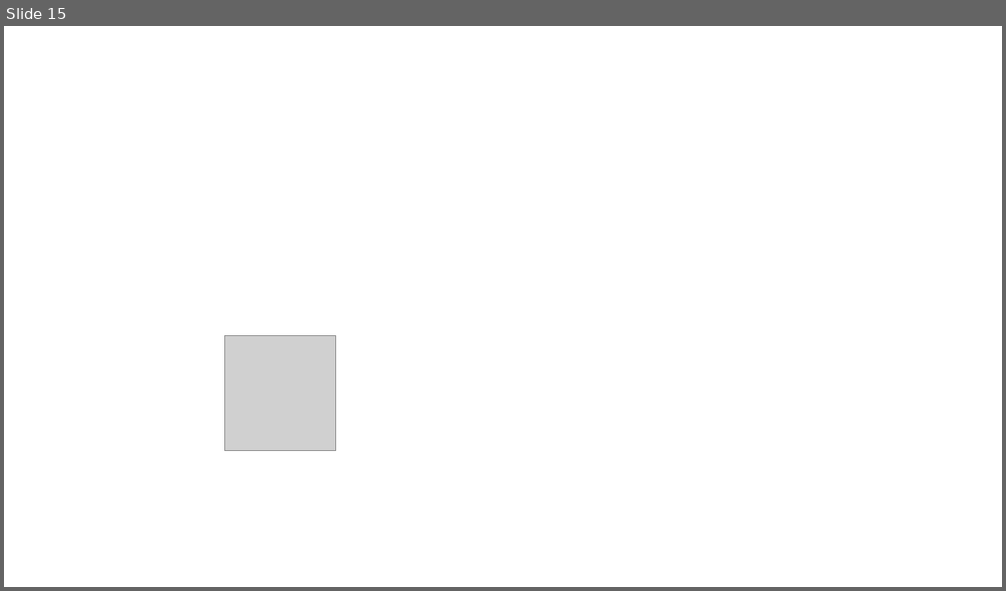
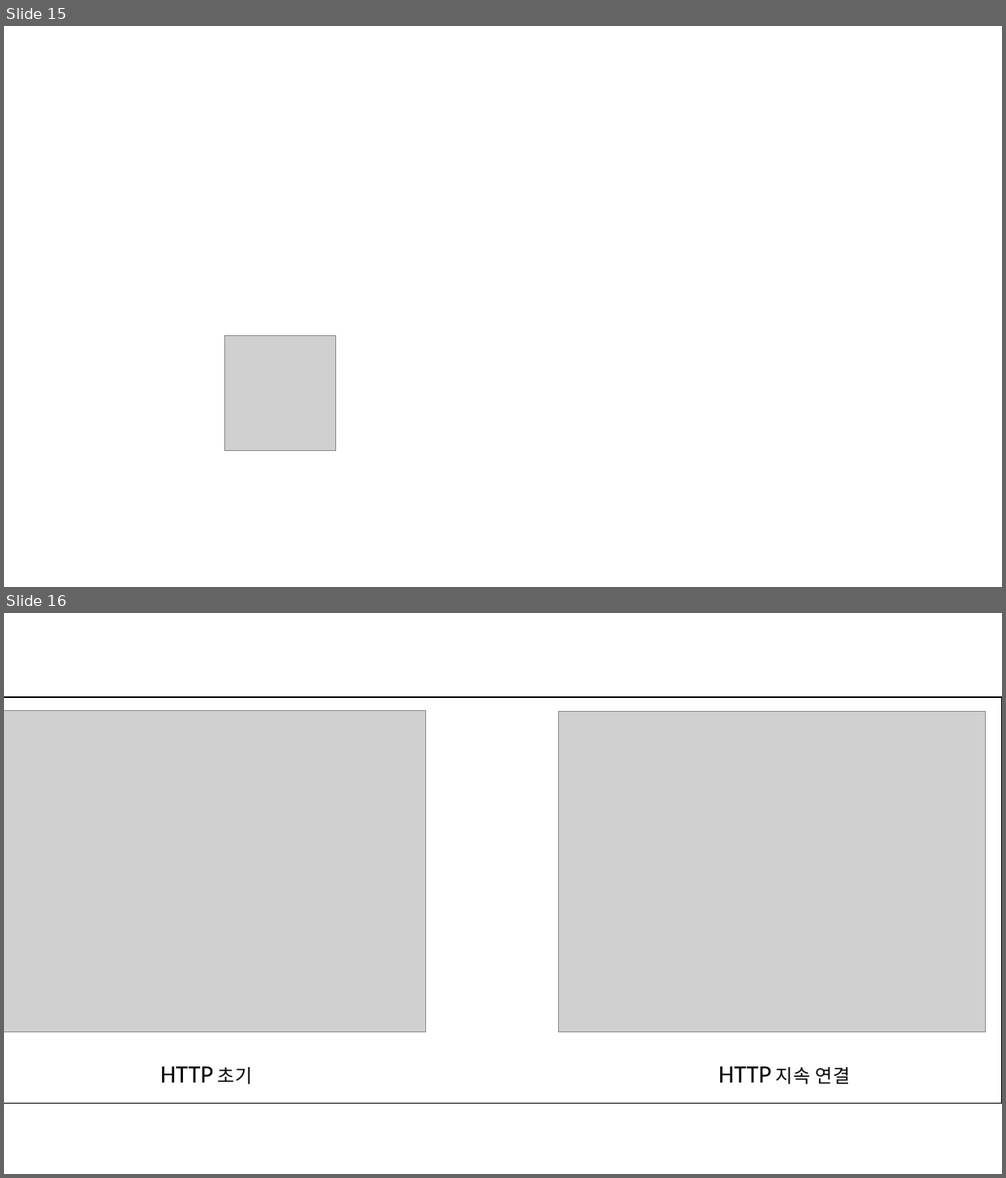
Before and after one commit to jaykim0510/jaykim0510.github.io, a slide deck: images/network.pptx. Shown one above the other, each under a label of ours: slide 15 before the commit, slides 15 and 16 after it. The pictures are 1006x591 and 1006x1178 pixels, drawn with LibreOffice and Linux fonts; fonts in the diff are those of the drawing; grey boxes stand for pictures. Boxes give left, top, right and bottom in pixels: in the first picture for what was removed or moved away, otherwise in the second. Text is boxed around its words. In the diff, an @@ line names an element or a change of style, - is before the commit and + after.

```diff
--- a/images/network.pptx
+++ b/images/network.pptx
@@ slide 16 added at box(4, 613, 1002, 1174), background #FFFFFF @@
@@ rectangle added at box(4, 697, 1002, 1104), fill #FFFFFF, outline #000000 1 pt @@
@@ picture added at box(4, 710, 426, 1033) @@
@@ picture added at box(559, 711, 987, 1033) @@
@@ text added at box(160, 1067, 253, 1084), 24 pt, text #000000 @@
+HTTP 초기
@@ text added at box(718, 1067, 850, 1084), 24 pt, text #000000 @@
+HTTP 지속 연결
```
Also in this commit, not shown: 4 other slides added, 1 slide removed, 16 other files.
